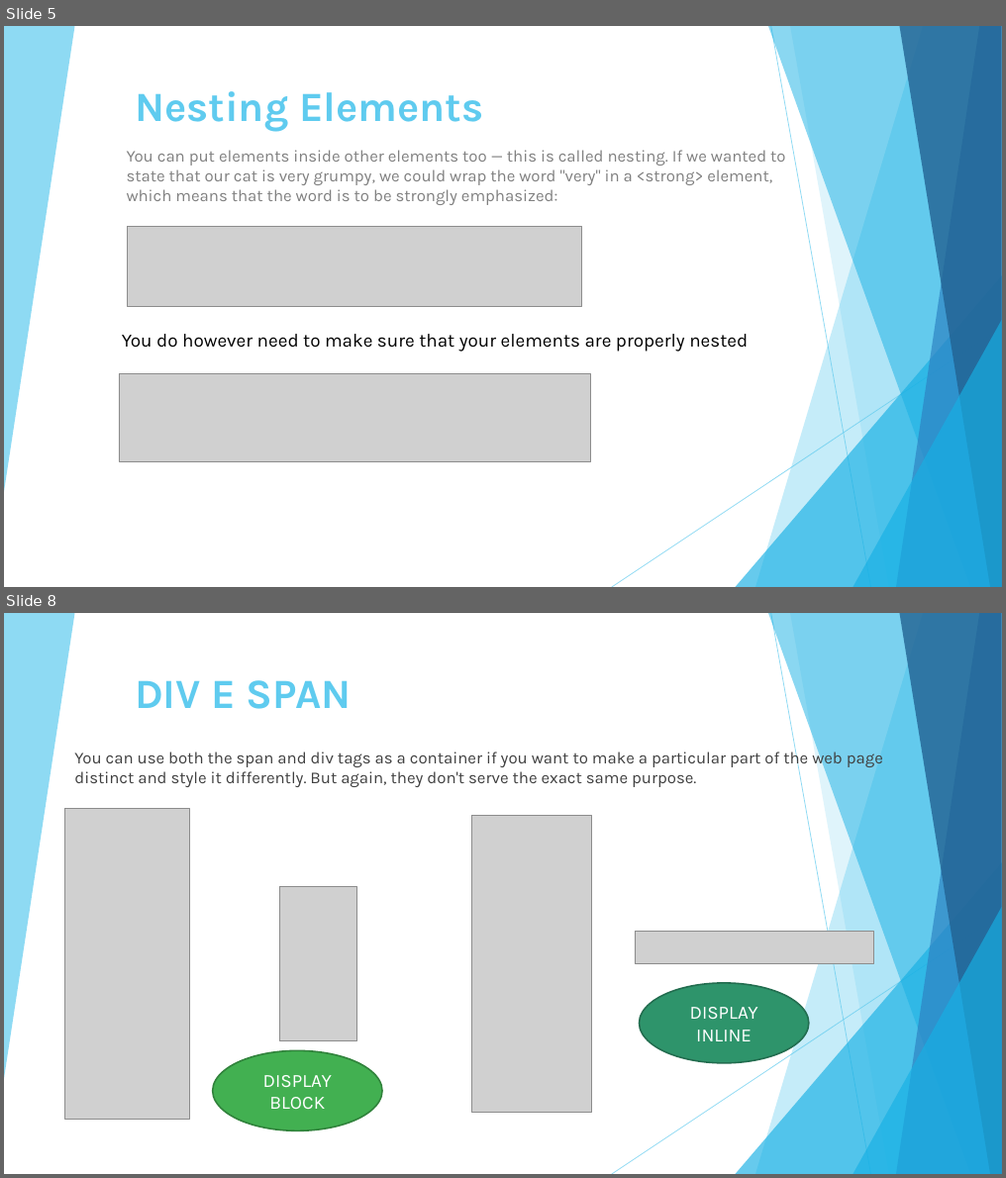
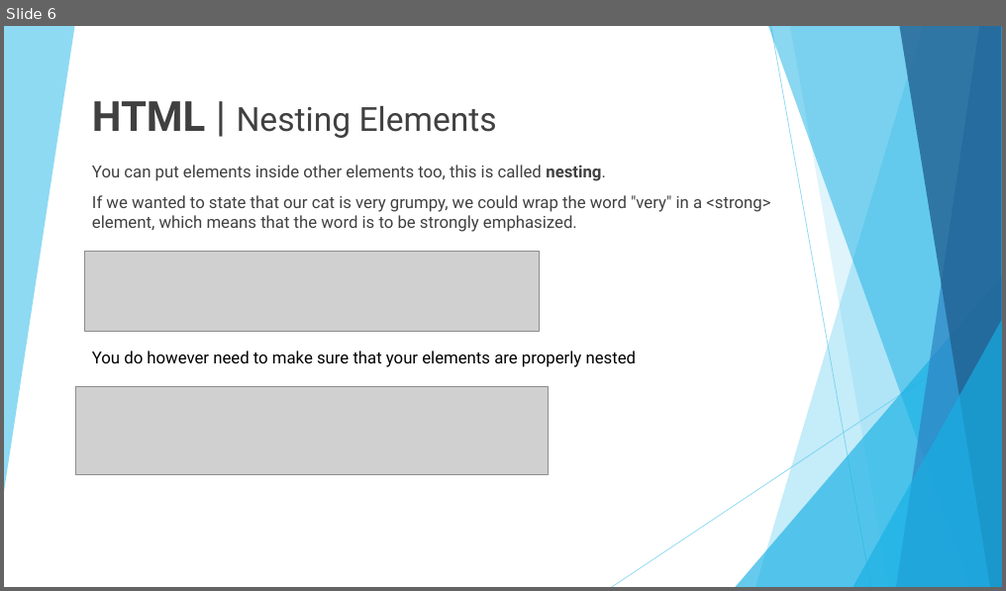
Before and after one commit to 01Primo/slides, a slide deck: 03_HTML.pptx. Shown one above the other, each under a label of ours: slides 5 and 8 before the commit, slide 6 after it; the slides between them are not shown. The pictures are 1006x1178 and 1006x591 pixels, drawn with LibreOffice and Linux fonts; fonts in the diff are those of the drawing; grey boxes stand for pictures. Boxes give left, top, right and bottom in pixels: in the first picture for what was removed or moved away, otherwise in the second. Text is boxed around its words. In the diff, an @@ line names an element or a change of style, - is before the commit and + after.

```diff
--- a/03_HTML.pptx
+++ b/03_HTML.pptx
@@ slide 8 removed at <box>4,613,1002,1174</box>, background #FFFFFF; not listed: 10 template elements that a slide beside it also shows @@
@@ title removed at <box>135,680,351,709</box> @@
-DIV E SPAN
@@ subtitle removed at <box>74,749,883,787</box> @@
-You can use both the span and div tags as a container if you want to make a particular part of the web page distinct and style it differently. But again, they don't serve the exact same purpose.
@@ picture removed at <box>64,809,190,1120</box> @@
@@ picture removed at <box>472,816,592,1113</box> @@
@@ picture removed at <box>279,886,356,1042</box> @@
@@ picture removed at <box>635,931,874,964</box> @@
@@ ellipse removed at <box>640,983,810,1063</box> @@
-DISPLAY INLINE
@@ ellipse removed at <box>213,1051,383,1131</box> @@
-DISPLAY BLOCK
@@ what was slide 5 is now slide 6 @@
@@ slide 6 changed as well @@
@@ text at <box>92,101,497,138</box>: text changed; size 40 to 32 pt; font Karla to Roboto; text colour #5FCBEF to #404040; bold off @@
-Nesting Elements
+HTML | Nesting Elements
@@ subtitle at <box>92,165,770,232</box>: text changed; font Karla to Roboto; text colour #808080 to #404040 @@
-You can put elements inside other elements too — this is called nesting. If we wanted to state that our cat is very grumpy, we could wrap the word "very" in a <strong> element, which means that the word is to be strongly emphasized:
+You can put elements inside other elements too, this is called nesting.
+If we wanted to state that our cat is very grumpy, we could wrap the word "very" in a <strong> element, which means that the word is to be strongly emphasized.
@@ picture: place and size @@
-picture at <box>127,227,581,307</box>
+picture at <box>85,252,540,332</box>
@@ text "You do however need to ...": place and size @@
-text "You do however need to ..." at <box>122,334,747,352</box>
+text "You do however need to ..." at <box>92,351,637,368</box>
@@ text "You do however need to ..." at <box>92,351,637,368</box>: size 18 to 16 pt, font Karla to Roboto @@
@@ picture: place and size @@
-picture at <box>119,374,590,463</box>
+picture at <box>76,386,548,475</box>
```
Also in this commit, not shown: 6 other slides changed, 28 slides added, 7 other slides removed, 5 other files.
